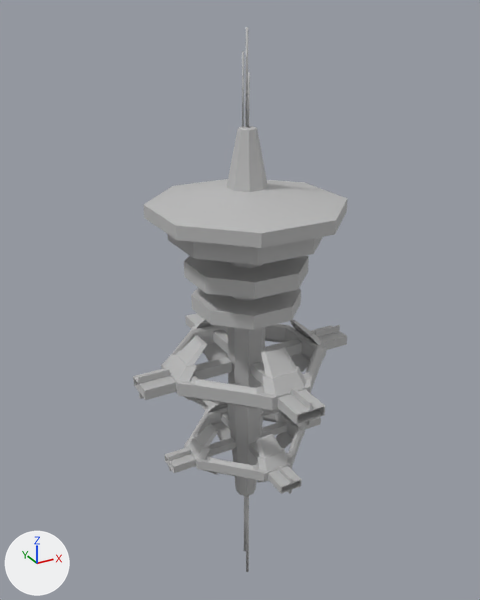
Renders of the FBX model BBN-Game-Final/BBN-Game/Content/Models/Ships/spaceStation.fbx from each side of a commit.
Camera for both pictures: a camera (50 mm lens) standing at (-0.0612, -0.1085, 0.0738) and looking at (0.0007, 0.0041, 0.0175). Lighting does not change. The marker at lower left points along +X, +Y and +Z. Where no turn or scale is listed for an object, it has been applied to the vertices.

The first picture shows 'pasted__polySurface6'.
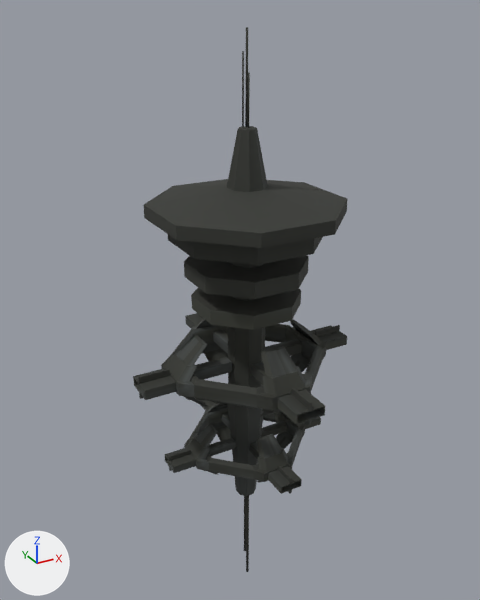
The change in detail:
Picture 'Astroid02.png' (img_astroid02_png) is new.
Material 'Material #35' (mat_material__35) is new.
Its texture is img_astroid02_png (with its transparency).
Its roughness is 0.859.
me_mesh has 1552 vertices, 1582 faces and spans x -0.0241..0.0241, y -0.0241..0.0241, z -0.0622..0.0622.
me_mesh no longer uses material mat_lambert1 (grey #bcbcbc).
me_mesh now uses material mat_material__35 (picture img_astroid02_png).

Boxes (x1, y1, x2, y2) around the edits, measured in the pictures (480 x 600 px):
'pasted__polySurface6', recoloured (grey to black)
    both: (133, 27, 348, 572)
